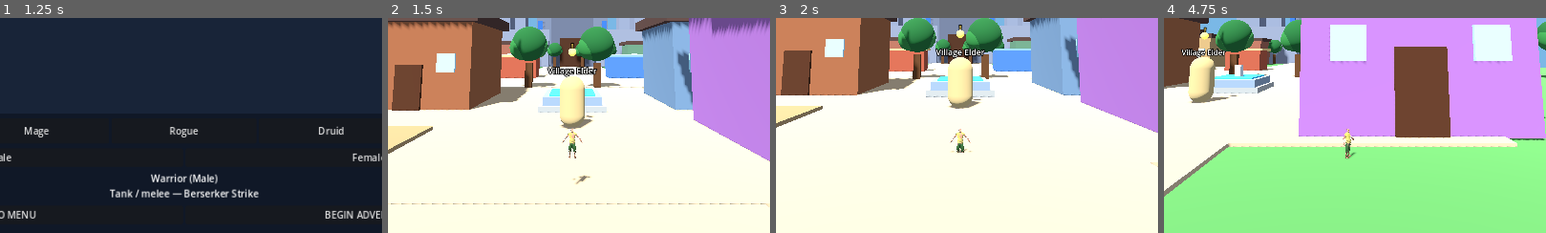
Above: before the commit, frames 1-4 (left to right).
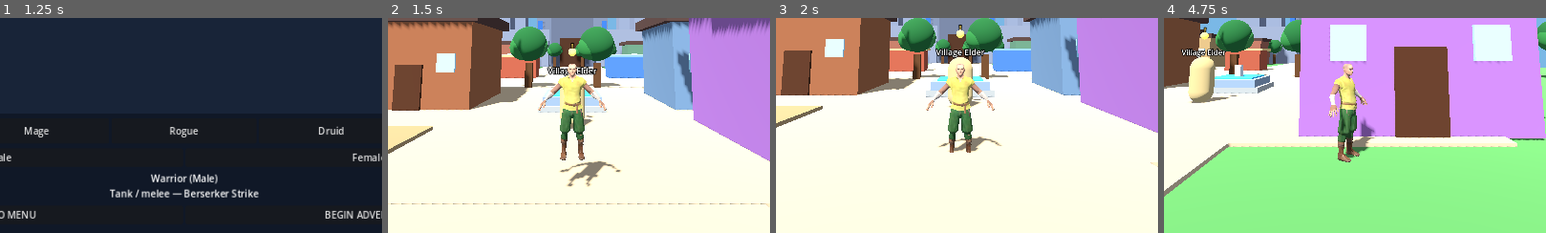
Above: after the commit, the same moments.

Repository: joeywhipple5-dot/Family-Quest
Game: Godot game, scene res://scenes/MainMenu.tscn
Same seed, same stepped clock (60 frames per second), same inputs: the game is played once before the commit and once after it.
Inputs (mouse positions are % of the whole screen's width and height, from its top left):
- Up to frame 1 (1.25 s): click "▶ PLAY" at 0.5 s
- Up to frame 2 (1.5 s): click "BEGIN ADVENTURE" at 1.25 s
- Up to frame 3 (2 s): no input
- Up to frame 4 (4.75 s): click "INTERACT" at 2 s; click "ATTACK" at 2.75 s; tap Enter at 3.5 s; move the mouse to (72, 45) at 3.52 s; hold Right (ui_right) 3.53-4.25 s; hold Space (attack) 3.53-4.25 s; click (72, 45) at 3.67 s; drag from (30, 55) to (45, 70) at 4.27 s
The pictures show only the part of the screen within x 26-76%, y 50-100%; the shares and areas given below are measured in that part.

Frame 1 is identical in both runs. In frame 2, 3.1% of the frame differs, in the area x 39-62%, y 21-79%; in frame 3, 2.6%; in frame 4, 2.6%.

Commit message:
Change hero model scale from 0.3 to 1.0

Diff:
--- a/player.gd
+++ b/player.gd
@@ -23,7 +23,7 @@
 @export var hero_model_path: String = "res://artwork/FamilyQuest_Warrior_Hero_Rigged-2.glb"
 
 # Adjust these if the imported model is too large or too small.
-@export var hero_model_scale: float = 0.3
+@export var hero_model_scale: float = 1.0
 @export var hero_model_offset: Vector3 = Vector3.ZERO
 
 var game_camera: Camera3D
